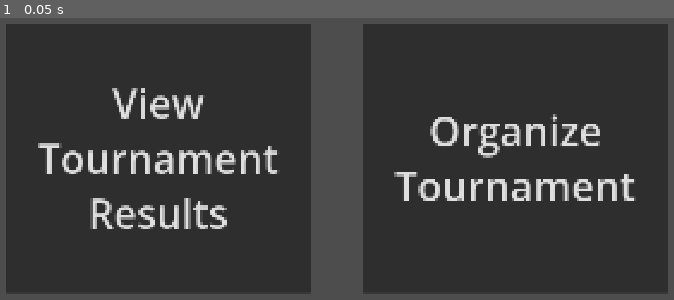
Above: before the commit, frame 1.
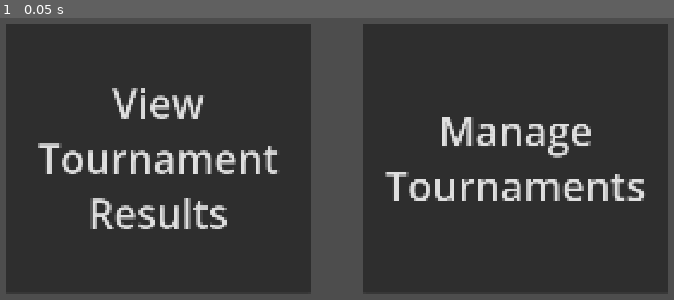
Above: after the commit, the same moment.

Repository: Alancorleto/perfect-game-client
Game: Godot game, scene res://scenes/placeholder/screens/select_mode_screen.tscn
Same seed, same stepped clock (60 frames per second), same inputs: the game is played once before the commit and once after it. The project has no main scene, so this scene is started directly.
Inputs:
- Up to frame 1 (0.05 s): no input

The runs differ from the first frame. In frame 1, 3.6% of the frame differs, in the area x 57-96%, y 34-65%.

Commit message:
Create draft for select entity screen

Diff:
--- /dev/null
+++ b/scenes/placeholder/screens/select_entity_screen.tscn
@@ -0,0 +1,141 @@
+[gd_scene format=3 uid="uid://b858la4b4i30d"]
+
+[ext_resource type="Theme" uid="uid://1oid1ii8ydjf" path="res://resources/default_theme.tres" id="1_8id0h"]
+[ext_resource type="Texture2D" uid="uid://b8jpwo1slvb55" path="res://icon.svg" id="2_8gt8h"]
+
+[node name="Control" type="Control" unique_id=647876315]
+layout_mode = 3
+anchors_preset = 15
+anchor_right = 1.0
+anchor_bottom = 1.0
+grow_horizontal = 2
+grow_vertical = 2
+theme = ExtResource("1_8id0h")
+
+[node name="HBoxContainer" type="HBoxContainer" parent="." unique_id=157442621]
+layout_mode = 1
+anchors_preset = 15
+anchor_right = 1.0
+anchor_bottom = 1.0
+grow_horizontal = 2
+grow_vertical = 2
+
+[node name="VBoxContainer" type="VBoxContainer" parent="HBoxContainer" unique_id=162681585]
+layout_mode = 2
+size_flags_horizontal = 3
+alignment = 1
+
+[node name="Label" type="Label" parent="HBoxContainer/VBoxContainer" unique_id=1046046005]
+layout_mode = 2
+text = "Event Name
+Intermediate
+Final"
+horizontal_alignment = 1
+
+[node name="Button" type="Button" parent="HBoxContainer/VBoxContainer" unique_id=914314425]
+layout_mode = 2
+size_flags_horizontal = 4
+text = "Manage Results"
+
+[node name="Button2" type="Button" parent="HBoxContainer/VBoxContainer" unique_id=28705914]
+layout_mode = 2
+size_flags_horizontal = 4
+text = "Change Name"
+
+[node name="Button3" type="Button" parent="HBoxContainer/VBoxContainer" unique_id=182832626]
+layout_mode = 2
+size_flags_horizontal = 4
+text = "Manage Score Tables"
+
+[node name="EventsContainer" type="VBoxContainer" parent="HBoxContainer" unique_id=392743800]
+layout_mode = 2
+size_flags_horizontal = 3
+alignment = 1
+
+[node name="EventContainer" type="VBoxContainer" parent="HBoxContainer/EventsContainer" unique_id=1740742835]
+layout_mode = 2
+size_flags_vertical = 4
+
+[node name="EventPanel" type="PanelContainer" parent="HBoxContainer/EventsContainer/EventContainer" unique_id=499734587]
+layout_mode = 2
+
+[node name="HBoxContainer" type="HBoxContainer" parent="HBoxContainer/EventsContainer/EventContainer/EventPanel" unique_id=1338426872]
+layout_mode = 2
+theme_override_constants/separation = 32
+
+[node name="TextureRect" type="TextureRect" parent="HBoxContainer/EventsContainer/EventContainer/EventPanel/HBoxContainer" unique_id=1234348735]
+custom_minimum_size = Vector2(256, 256)
+layout_mode = 2
+size_flags_horizontal = 0
+texture = ExtResource("2_8gt8h")
+expand_mode = 4
+
+[node name="Label" type="Label" parent="HBoxContainer/EventsContainer/EventContainer/EventPanel/HBoxContainer" unique_id=1548399821]
+layout_mode = 2
+theme_override_font_sizes/font_size = 64
+text = "Event Name"
+
+[node name="MarginContainer" type="MarginContainer" parent="HBoxContainer/EventsContainer/EventContainer" unique_id=87301538]
+layout_mode = 2
+theme_override_constants/margin_left = 16
+theme_override_constants/margin_right = 16
+
+[node name="TournamentsContainer" type="VBoxContainer" parent="HBoxContainer/EventsContainer/EventContainer/MarginContainer" unique_id=1901578622]
+layout_mode = 2
+
+[node name="VBoxContainer" type="VBoxContainer" parent="HBoxContainer/EventsContainer/EventContainer/MarginContainer/TournamentsContainer" unique_id=532790398]
+layout_mode = 2
+
+[node name="Button" type="Button" parent="HBoxContainer/EventsContainer/EventContainer/MarginContainer/TournamentsContainer/VBoxContainer" unique_id=1065830931]
+layout_mode = 2
+text = "Beginner"
+
+[node name="VBoxContainer2" type="VBoxContainer" parent="HBoxContainer/EventsContainer/EventContainer/MarginContainer/TournamentsContainer" unique_id=106063940]
+layout_mode = 2
+
+[node name="Button2" type="Button" parent="HBoxContainer/EventsContainer/EventContainer/MarginContainer/TournamentsContainer/VBoxContainer2" unique_id=1015356827]
+layout_mode = 2
+toggle_mode = true
+button_pressed = true
+text = "Intermediate"
+
+[node name="MarginContainer" type="MarginContainer" parent="HBoxContainer/EventsContainer/EventContainer/MarginContainer/TournamentsContainer/VBoxContainer2" unique_id=1003172463]
+layout_mode = 2
+theme_override_constants/margin_left = 32
+theme_override_constants/margin_right = 32
+
+[node name="VBoxContainer" type="VBoxContainer" parent="HBoxContainer/EventsContainer/EventContainer/MarginContainer/TournamentsContainer/VBoxContainer2/MarginContainer" unique_id=293893946]
+layout_mode = 2
+
+[node name="Button" type="Button" parent="HBoxContainer/EventsContainer/EventContainer/MarginContainer/TournamentsContainer/VBoxContainer2/MarginContainer/VBoxContainer" unique_id=763199783]
+layout_mode = 2
+text = "First Round"
+
+[node name="Button2" type="Button" parent="HBoxContainer/EventsContainer/EventContainer/MarginContainer/TournamentsContainer/VBoxContainer2/MarginContainer/VBoxContainer" unique_id=552220927]
+layout_mode = 2
+text = "Second Round"
+
+[node name="Button3" type="Button" parent="HBoxContainer/EventsContainer/EventContainer/MarginContainer/TournamentsContainer/VBoxContainer2/MarginContainer/VBoxContainer" unique_id=1574702480]
+layout_mode = 2
+text = "Semifinal"
+
+[node name="Button4" type="Button" parent="HBoxContainer/EventsContainer/EventContainer/MarginContainer/TournamentsContainer/VBoxContainer2/MarginContainer/VBoxContainer" unique_id=1304761801]
+layout_mode = 2
+toggle_mode = true
+button_pressed = true
+text = "Final"
+
+[node name="Button5" type="Button" parent="HBoxContainer/EventsContainer/EventContainer/MarginContainer/TournamentsContainer/VBoxContainer2/MarginContainer/VBoxContainer" unique_id=377512607]
+layout_mode = 2
+text = "[Add New Round]"
+
+[node name="VBoxContainer3" type="VBoxContainer" parent="HBoxContainer/EventsContainer/EventContainer/MarginContainer/TournamentsContainer" unique_id=380498735]
+layout_mode = 2
+
+[node name="Button3" type="Button" parent="HBoxContainer/EventsContainer/EventContainer/MarginContainer/TournamentsContainer/VBoxContainer3" unique_id=1246715302]
+layout_mode = 2
+text = "Advanced"
+
+[node name="Button5" type="Button" parent="HBoxContainer/EventsContainer/EventContainer/MarginContainer/TournamentsContainer/VBoxContainer3" unique_id=35403128]
+layout_mode = 2
+text = "[Add New Category]"
--- a/scenes/placeholder/screens/select_mode_screen.tscn
+++ b/scenes/placeholder/screens/select_mode_screen.tscn
@@ -31,9 +31,9 @@
 text = "View Tournament Results"
 autowrap_mode = 3
 
-[node name="OrganizeButton" type="Button" parent="HBoxContainer" unique_id=1841313385]
+[node name="ManageButton" type="Button" parent="HBoxContainer" unique_id=1841313385]
 layout_mode = 2
 size_flags_horizontal = 3
 theme_override_font_sizes/font_size = 96
-text = "Organize Tournament"
+text = "Manage Tournaments"
 autowrap_mode = 3
Not shown: 2 places in scenes/placeholder/screens/select_mode_screen.tscn that only renumber resources
